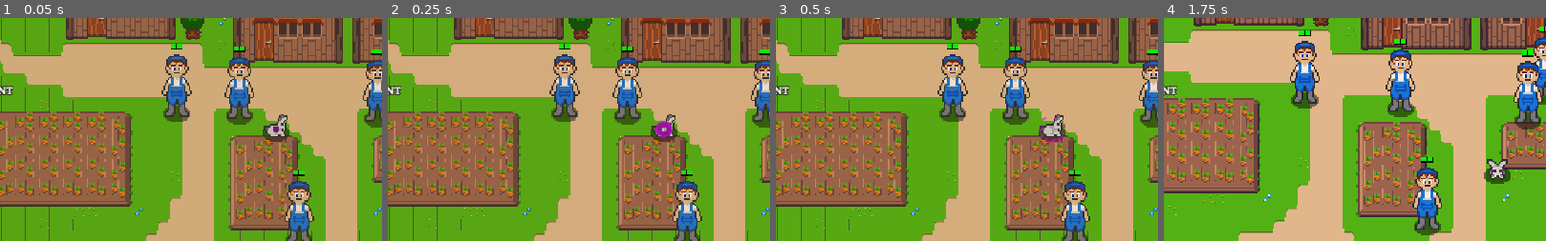
Above: before the commit, frames 1-4 (left to right).
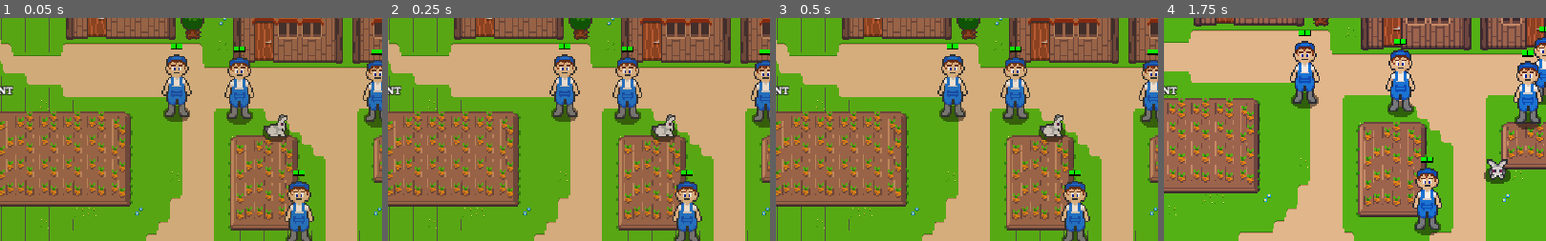
Above: after the commit, the same moments.

Repository: axerosh/rabbit-rampage
Game: Godot game, scene res://level2.tscn
Two runs of this game, one before a commit and one after it. Both use one fixed random seed, a clock stepped at 60 frames per second and the inputs below.
Inputs:
- Up to frame 1 (0.05 s): no input
- Up to frame 2 (0.25 s): no input
- Up to frame 3 (0.5 s): no input
- Up to frame 4 (1.75 s): tap Enter at 0.5 s; hold D (move_right) 0.53-1.28 s; tap Space (attack) at 0.6, 1.35 s; hold S (move_down) from 1.28 s (still down)
The pictures show only the part of the screen within x 14-64%, y 26-76%; the shares and areas given below are measured in that part.

The runs differ from the first frame. In frame 1, less than 0.1% of the frame differs, in the area x 71-73%, y 48-52%; in frame 2, 0.2%, in the area x 70-75%, y 46-54%; in frame 3, 0.1%; in frame 4, nothing differs.

Commit message:
Don't play level up sound on game start

Diff:
--- a/rabbit/RabbitScript.gd
+++ b/rabbit/RabbitScript.gd
@@ -152,10 +152,12 @@
 		attack_cost = next_level_stats.attack_cost
 		speed_factor = next_level_stats.speed_factor
 
+		if (level != 1):
+			$LevelUpParticles.emitting = true
+			$LevelUpSound.stop()
+			$LevelUpSound.play()
+
 		next_level = level + 1
-		$LevelUpParticles.emitting = true
-		$LevelUpSound.stop()
-		$LevelUpSound.play()
 		if (!level_stats.has(next_level)):
 			emit_signal("final_leveled_up", level, speed_factor, attack_damage, attack_cost)
 		else:
